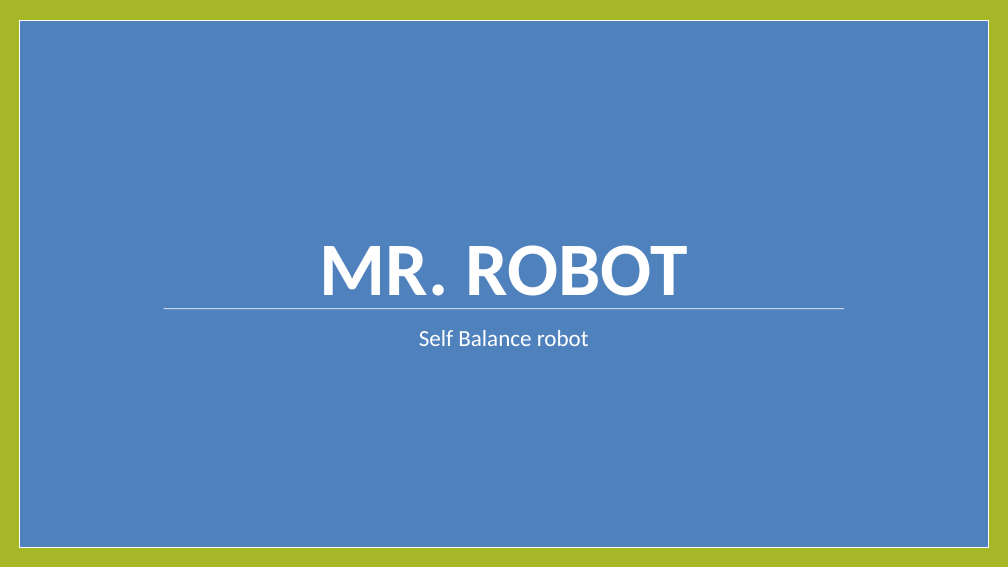
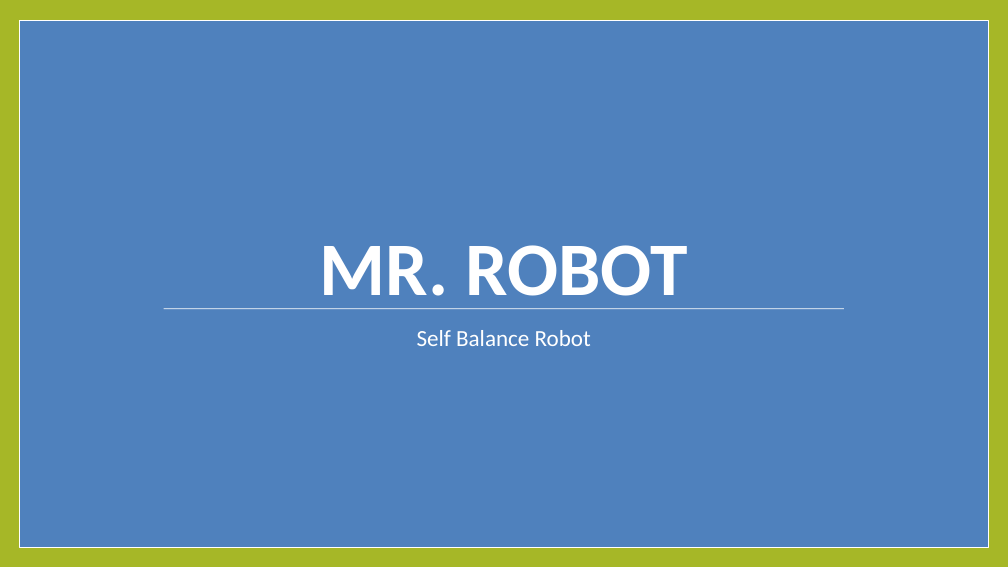
Before and after one commit to gchinellato/Self-Balance-Robot, a slide deck: slide 1 of docs/Diagram.pptx. Drawn at 1008x567 pixels with LibreOffice and Linux fonts; fonts in the diff are those of the drawing. Boxes give left, top, right and bottom in pixels: in the first picture for what was removed or moved away, otherwise in the second. Text is boxed around its words. In the diff, an @@ line names an element or a change of style, - is before the commit and + after.

```diff
--- a/docs/Diagram.pptx
+++ b/docs/Diagram.pptx
@@ text at (417, 330, 591, 346): text changed @@
-Self Balance robot
+Self Balance Robot
```
Also in this commit, not shown: 1 other slide changed, 1 slide added, 6 other files.
